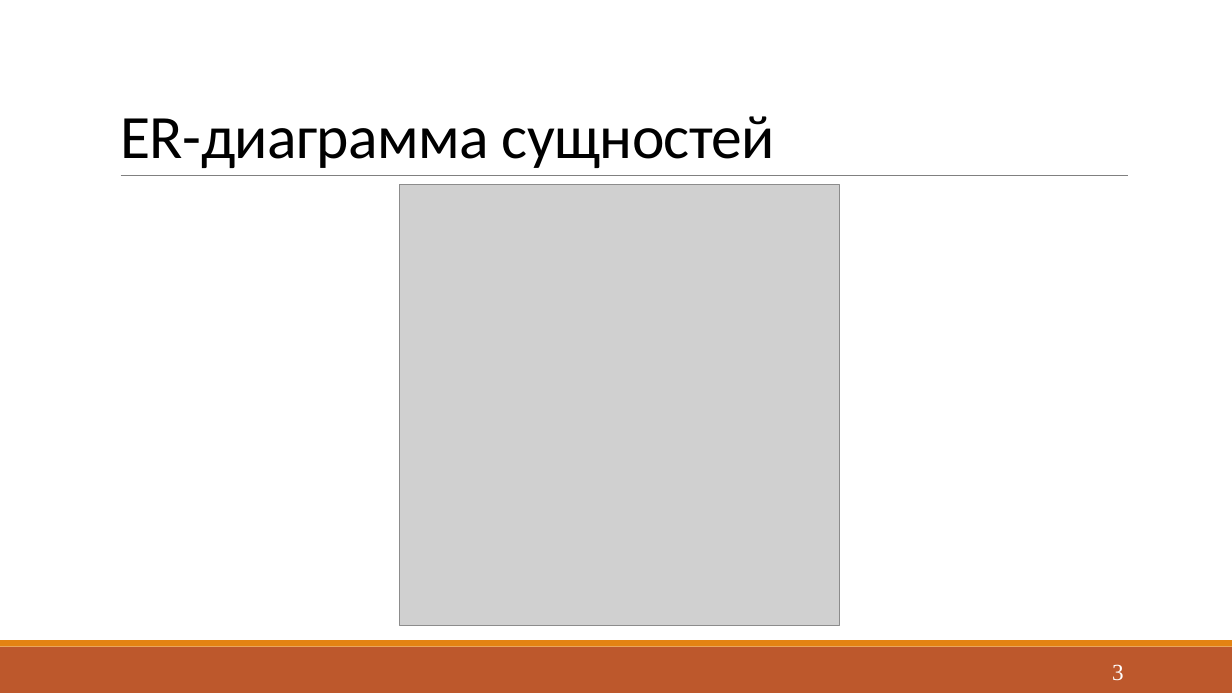
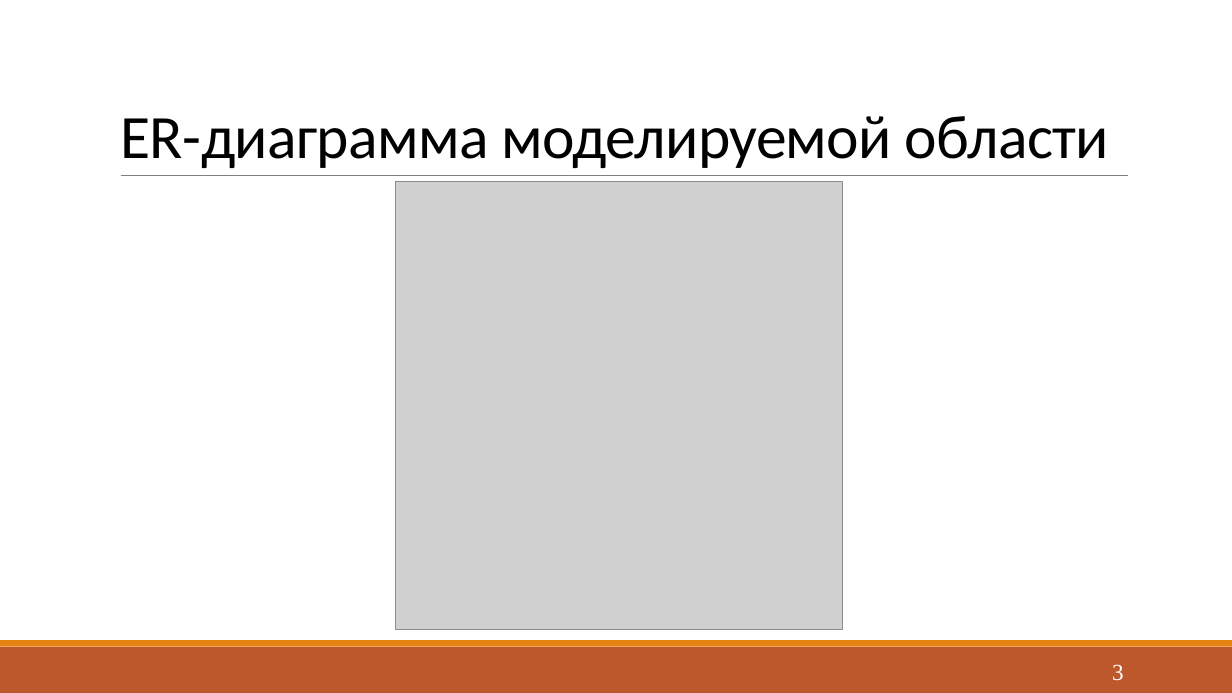
Before and after one commit to Yokud/DBCourseWork, a slide deck: slide 3 of docs/Presentation.pptx. Drawn at 1232x693 pixels with LibreOffice and Linux fonts; fonts in the diff are those of the drawing; grey boxes stand for pictures. Boxes give left, top, right and bottom in pixels: in the first picture for what was removed or moved away, otherwise in the second. Text is boxed around its words. In the diff, an @@ line names an element or a change of style, - is before the commit and + after.

```diff
--- a/docs/Presentation.pptx
+++ b/docs/Presentation.pptx
@@ title at (x1=120, y1=116, x2=1109, y2=168): text changed @@
-ER-диаграмма сущностей
+ER-диаграмма моделируемой области
@@ picture resized from (x1=399, y1=185, x2=839, y2=626) to (x1=396, y1=181, x2=842, y2=629) @@
```
Also in this commit, not shown: 10 other slides changed, 4 other files.
